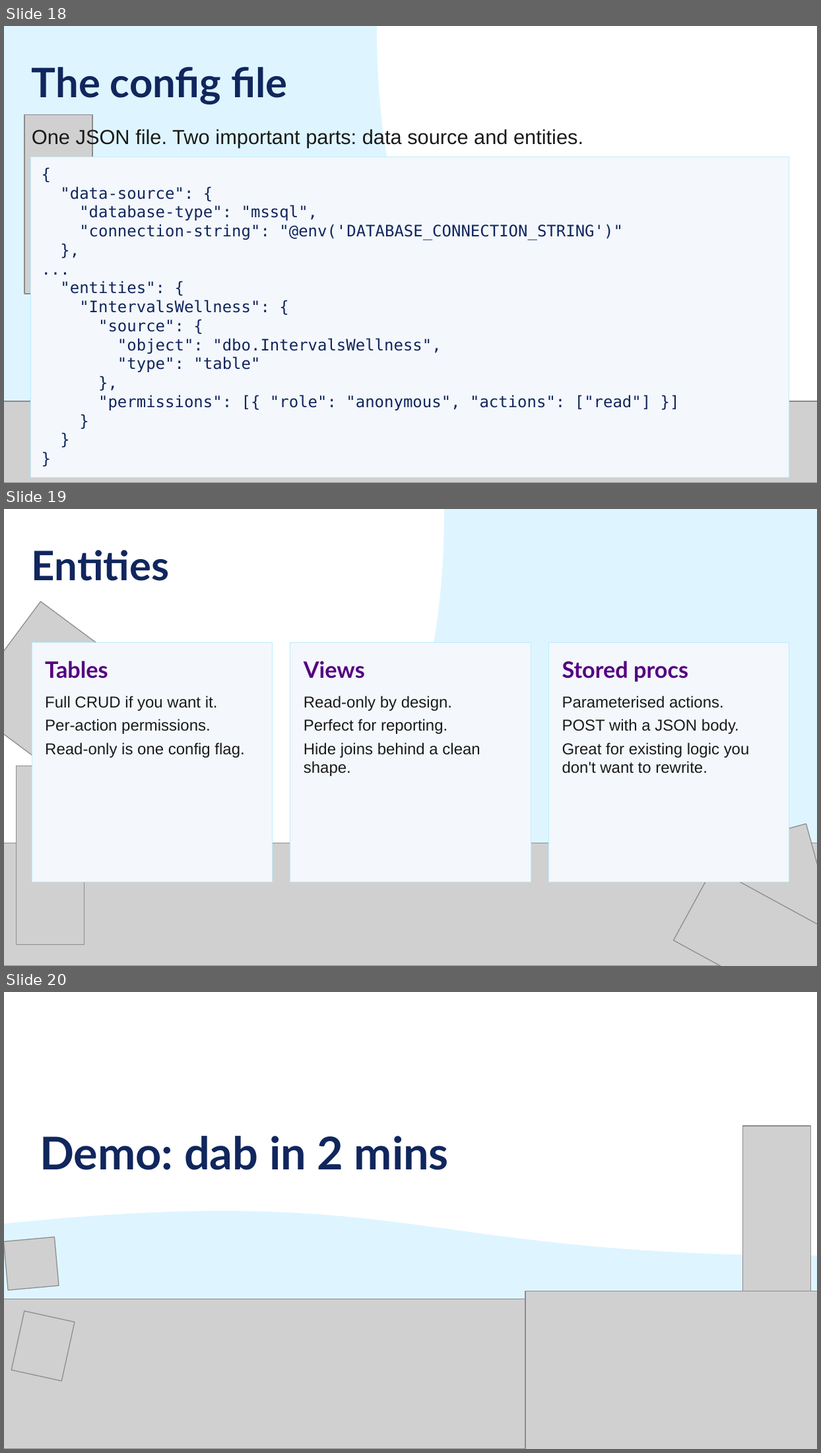
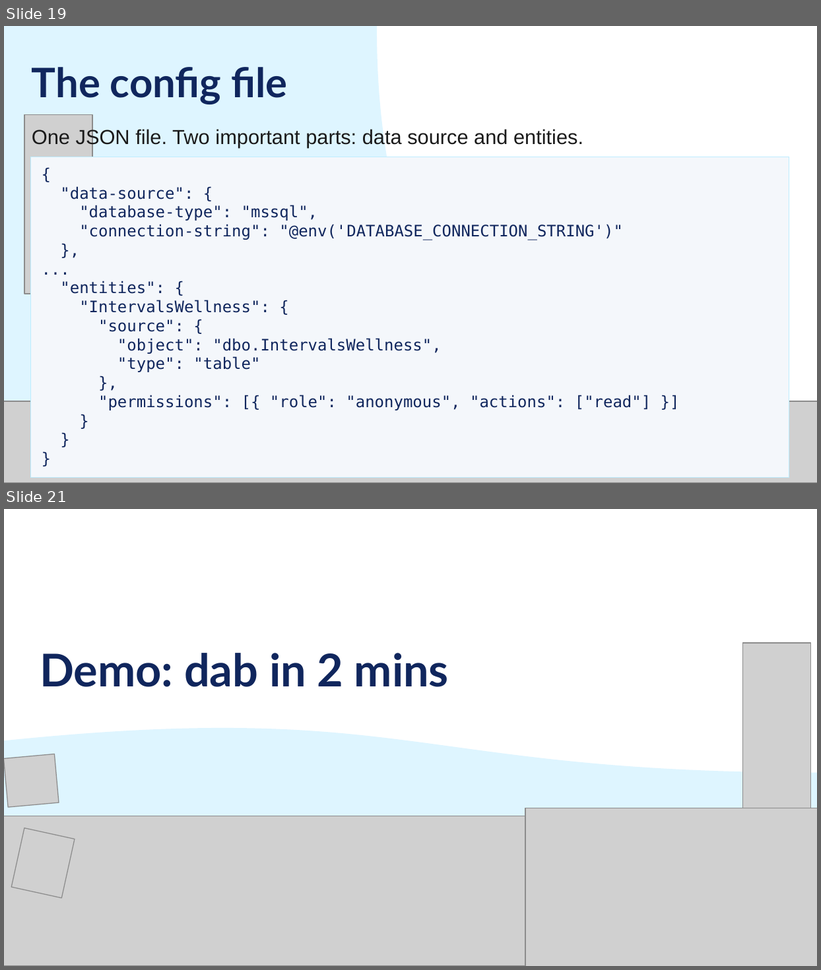
Before and after one commit to jpomfret/dab-presentation, a slide deck: Pomfret - dab - grillen - draft.pptx. Shown one above the other, each under a label of ours: slides 18, 19 and 20 before the commit, slides 19 and 21 after it; the slides between them are not shown. The pictures are 821x1453 and 821x970 pixels, drawn with LibreOffice and Linux fonts; fonts in the diff are those of the drawing; grey boxes stand for pictures. Boxes give left, top, right and bottom in pixels: in the first picture for what was removed or moved away, otherwise in the second. Text is boxed around its words. In the diff, an @@ line names an element or a change of style, - is before the commit and + after.

```diff
--- a/Pomfret - dab - grillen - draft.pptx
+++ b/Pomfret - dab - grillen - draft.pptx
@@ slide 19 removed at bbox=[4, 509, 817, 966], background #FFFFFF @@
@@ flow chart document removed at bbox=[396, 510, 638, 966] @@
@@ rectangle removed at bbox=[631, 509, 817, 966] @@
@@ text removed at bbox=[32, 550, 169, 581] @@
-Entities
@@ picture removed at bbox=[4, 602, 112, 758] @@
@@ rectangle removed at bbox=[32, 642, 273, 882] @@
-Tables
-Full CRUD if you want it.
-Per-action permissions.
-Read-only is one config flag.
@@ rectangle removed at bbox=[290, 642, 531, 882] @@
-Views
-Read-only by design.
-Perfect for reporting.
-Hide joins behind a clean shape.
@@ rectangle removed at bbox=[548, 642, 789, 882] @@
-Stored procs
-Parameterised actions.
-POST with a JSON body.
-Great for existing logic you don't want to rewrite.
@@ picture removed at bbox=[16, 766, 85, 945] @@
@@ picture removed at bbox=[723, 824, 817, 966] @@
@@ picture removed at bbox=[4, 843, 817, 966] @@
@@ picture removed at bbox=[673, 868, 817, 966] @@
@@ what was slide 18 is now slide 19 @@
@@ what was slide 20 is now slide 21 @@
```
Also in this commit, not shown: 10 slides changed, 7 slides added, 3 other slides removed, 20 other files.
